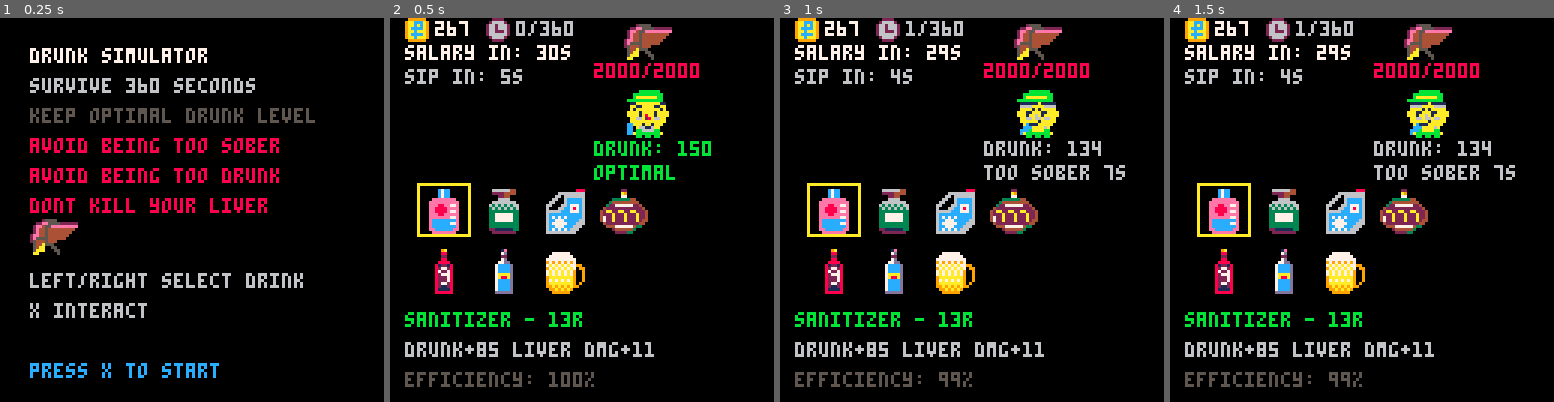
Above: before the commit, frames 1-4 (left to right).
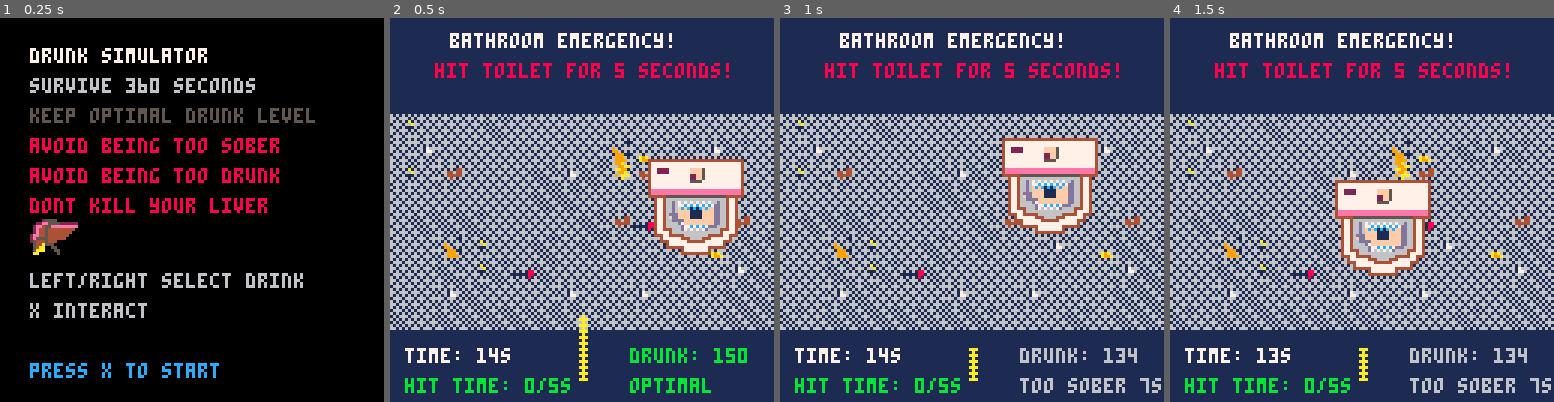
Above: after the commit, the same moments.

Repository: fritzlolpro/picopico
Game: PICO-8 cartridge carts/drunk.p8
The game is run twice, just before and just after one commit, with the same random seed, the same clock (stepped at 60 frames per second) and the same inputs.
Inputs:
- Up to frame 1 (0.25 s): no input
- Up to frame 2 (0.5 s): tap X (X key) at 0.33 s
- Up to frame 3 (1 s): no input
- Up to frame 4 (1.5 s): tap X (X key) at 1.07 s

Frame 1 is identical in both runs. In frame 2, 99% of the frame differs, in the area x 0-100%, y 0-100%; in frame 3, 99%; in frame 4, 98%.

Commit message:
fix minigame and go

Diff:
--- a/carts/drunk.p8
+++ b/carts/drunk.p8
@@ -250,7 +250,7 @@
         if sobriety_timer >= sobriety_duration then
             -- Game over - too sober
             current_state = game_state.game_over
-            game_over_reason = "too sober! you can't handle this!"
+            game_over_reason = "sobriety is a sin"
         end
     else
         -- Reset timer when not too sober
@@ -629,17 +629,18 @@
 toilet_x = 64  -- Toilet horizontal position
 toilet_y = 64  -- Toilet vertical position
 toilet_size = 4 -- Toilet sprite size: fixed 32x32 pixels (4x4 tiles)
-toilet_hit_time = 0 -- Time spent hitting toilet
-toilet_target_time = 600 -- 10 seconds at 60fps
+
+toilet_hit_time = 0 -- Time spent hitting toilet continuously (in frames)
+toilet_target_time = 300 -- Required continuous hit time: 5 seconds at 60fps
 toilet_vel_x = 0 -- Toilet velocity X
 toilet_vel_y = 0 -- Toilet velocity Y
 toilet_speed = 0.8 -- Base toilet movement speed
-minigame_game_length = 5 * 60 -- Mini-game length in seconds
+minigame_game_length = 15 * 60 -- Total mini-game length: 15 seconds in frames
 
 function update_minigame()
     if minigame_timer == 0 then
         -- Mini-game initialization
-        minigame_timer = toilet_target_time -- 5 seconds
+        minigame_timer = minigame_game_length -- Set total game time
         toilet_hit_time = 0
         -- Reset toilet position and velocity
         toilet_x = 32 + rnd(64) -- Random x between 32-96
@@ -707,16 +708,20 @@
        stream_top_y <= toilet_y + toilet_size * 8 and stream_y >= toilet_y then
         toilet_hit = true
         toilet_hit_time += 1
+    else
+        -- Reset hit time when not hitting (must be continuous)
+        toilet_hit_time = 0
     end
 
     -- Check mini-game completion
-    if toilet_hit_time >= minigame_game_length then
-        -- Success - get money bonus
-        money += 200
+    if toilet_hit_time >= toilet_target_time then
+        -- Success - player hit continuously for required time
+        liver_health += 100
         minigame_active = false
         minigame_timer = 0
     elseif minigame_timer <= 0 then
         -- Failure - lose liver health
+        intoxication -= 100
         liver_health -= 500
         minigame_active = false
         minigame_timer = 0
@@ -751,7 +756,7 @@
 -- Apply bonus effect
 function apply_bonus_effect(bonus)
     if bonus.effect == "heal_liver" then
-        liver_health = min(1000 + max_liver_bonus, liver_health + bonus.value)
+        liver_health = liver_health + bonus.value
     elseif bonus.effect == "remove_intoxication" then
         intoxication -= bonus.value
     elseif bonus.effect == "add_money" then
@@ -780,6 +785,7 @@
         frames = 0
         selected_drink_index = 1
         selected_bonus_index = 1
+        game_over_reason = "" -- Reset game over reason
 
         -- Reset bonuses
         liver_protection_bonus = 0
@@ -898,7 +904,7 @@
         draw_payday()
     elseif current_state == game_state.game_over then
         draw_game_over()
-        draw_game()
+        -- draw_game()
     elseif current_state == game_state.win then
         draw_win()
     end
@@ -928,7 +934,7 @@
 end
 
 function draw_game()
-
+    minigame_active =true
     -- Check active mini-game
     if minigame_active then
         draw_minigame()
@@ -1160,7 +1166,7 @@
 
     -- Draw UI
     print("time: "..flr(minigame_timer/60).."s", 5, 110, 7)
-    print("hit time: "..flr(toilet_hit_time/60).."/"..minigame_game_length.."s", 5, 120, 11)
+    print("hit time: "..flr(toilet_hit_time/60).."/"..flr(toilet_target_time/60).."s", 5, 120, 11)
 
     local intox_color = get_intoxication_color()
     print("drunk: " .. flr(intoxication), 80, 110, intox_color)
@@ -1253,7 +1259,7 @@
     end
 
     -- Instructions
-    print("arrows: select, x/o: buy", 5, 96, 7)
+    print("arrows: select, x: buy", 5, 96, 7)
 
     -- Show selected bonus info
     local selected_bonus = payday_bonuses[selected_bonus_index]
@@ -1263,18 +1269,14 @@
 
 function draw_game_over()
     cls(8)
-    print("game over", 30, 50, 2)
-
-    -- Determine cause of loss
-    if liver_health <= 0 then
-        print("liver failure", 25, 65, 7)
-    elseif intoxication <= intoxication_min_threshold then
-        print("too sober to work", 20, 65, 7)
-    elseif intoxication >= intoxication_critical then
-        print("alcohol poisoning", 20, 65, 7)
-    end
-
-    print("press x to restart", 20, 85, 6)
+    print("you died", 10, 50, 2)
+
+    -- Display the reason stored in game_over_reason
+    if game_over_reason != "" then
+        print(game_over_reason, 10, 65, 7)
+    end
+
+    print("press x to restart", 10, 85, 6)
 end
 
 function draw_win()
